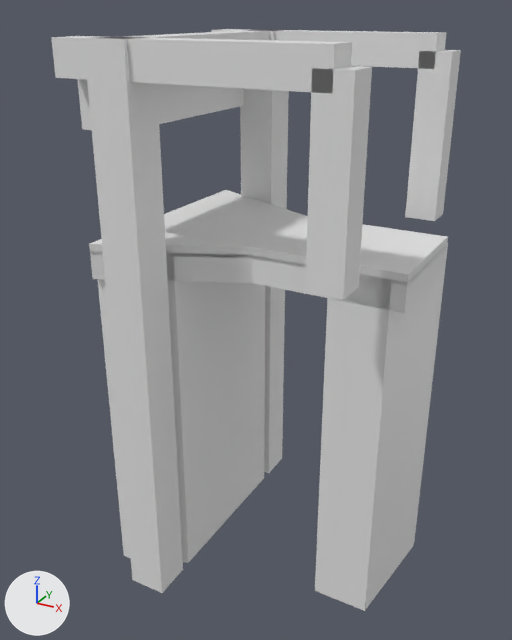
Two versions of the glTF model models/leidschendam/leidschendam-brug-89b3956f/leidschendam-brug-89b3956f.glb, one commit apart.
One viewpoint serves both versions: a 50 mm camera at (8.54, -17.3, 6.5) aimed at (-0.78, -0.34, -1.98). Arrows for +X, +Y and +Z are at lower left; the lights stay in place. The picture after the commit comes second.

In view in the first picture: 'building:balans', 'building:balans 2', 'building:contragewicht', 'building:hamei', 'building:hamei 2', 'building:hangstang', 'building:hangstang 2', 'building:portaal', 'road:dek', 'road:inrit', 'road:landhoofd (aangenomen)', 'road:landhoofd (aangenomen) 2'.
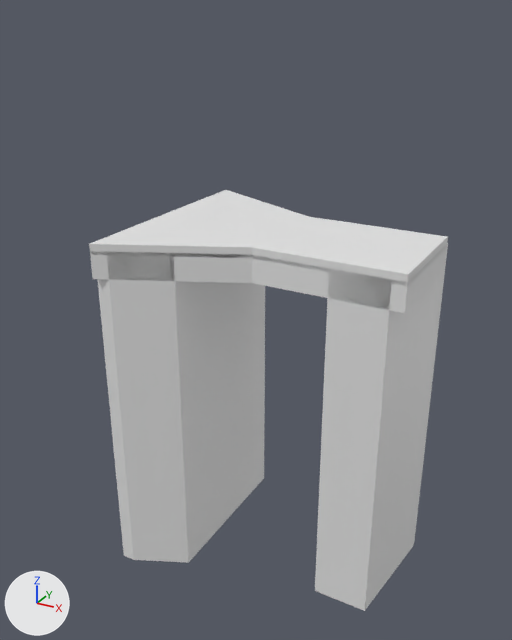
Boxes (x1, y1, x2, y2) around the edits, measured in the pictures (512 x 640 px):
'building:hamei 2', deleted: before (83, 37, 183, 593)
'building:hangstang 2', deleted: before (305, 66, 372, 300)
'building:balans 2', deleted: before (51, 36, 352, 93)
'building:hamei', deleted: before (240, 30, 289, 473)
'building:hangstang', deleted: before (405, 50, 461, 221)
'building:balans', deleted: before (212, 29, 446, 69)
'building:contragewicht', deleted: before (77, 79, 244, 130)
'building:portaal', deleted: before (104, 30, 274, 40)

The edits, one by one:
Object 'building:hamei' (ob_building_hamei) is deleted.
Object 'building:hamei 2' (ob_building_hamei_2) is deleted.
Object 'building:portaal' (ob_building_portaal) is deleted.
Object 'building:balans' (ob_building_balans) is deleted.
Object 'building:hangstang' (ob_building_hangstang) is deleted.
Object 'building:balans 2' (ob_building_balans_2) is deleted.
Object 'building:hangstang 2' (ob_building_hangstang_2) is deleted.
Object 'building:contragewicht' (ob_building_contragewicht) is deleted.
